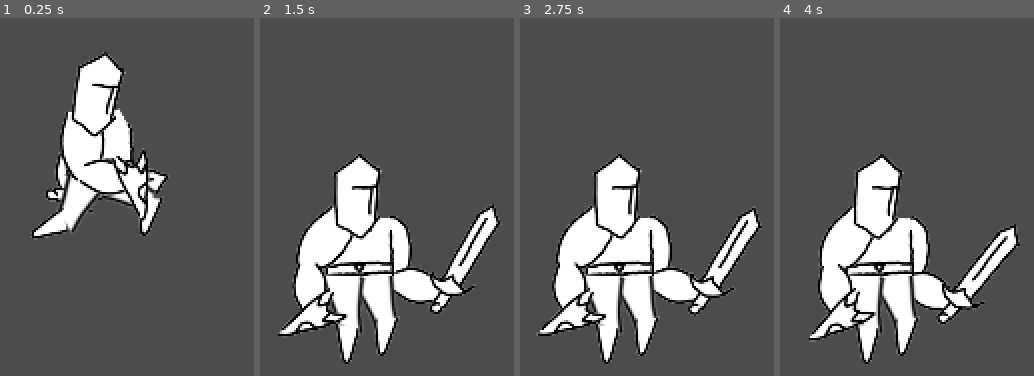
Above: before the commit, frames 1-4 (left to right).
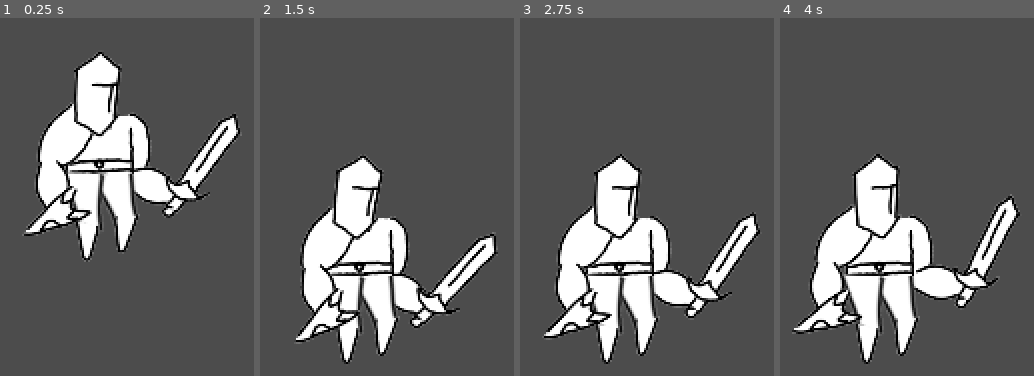
Above: after the commit, the same moments.

Repository: the-alex-g/Hero
Game: Godot game, scene res://Main/Main.tscn
The game is run twice, just before and just after one commit, with the same random seed, the same clock (stepped at 60 frames per second) and the same inputs.
Inputs:
- Up to frame 1 (0.25 s): no input
- Up to frame 2 (1.5 s): no input
- Up to frame 3 (2.75 s): no input
- Up to frame 4 (4 s): no input

The runs differ from the first frame. In frame 1, 14% of the frame differs, in the area x 8-96%, y 9-69%; in frame 2, 9.4%; in frame 3, 5.8%; in frame 4, 9.7%.

Commit message:
Add fall and jump animations

Diff:
--- a/project/Player/Player.gd
+++ b/project/Player/Player.gd
@@ -88,8 +88,8 @@
 		velocity.x *= speed
 	elif velocity.x == 0:
 		_state = State.IDLE
-	if not is_on_floor():
-		_state = State.AIRBORNE
+#	if not is_on_floor():
+#		_state = State.AIRBORNE
 	if is_on_floor() and _smash_attack:
 		_execute_smash()
 	_ignore = move_and_slide(velocity, UP_VECTOR)
@@ -145,7 +145,7 @@
 	_animation_tree.set("parameters/WalkHit/add_amount", walk)
 	_animation_tree.set("parameters/JumpHit/add_amount", jump)
 	_animation_tree.set("parameters/IdleHit/add_amount", idle)
-	_animation_tree.set("parameters/Master/add_amount", master_value)
+	_animation_tree.set("parameters/Master/blend_amount", master_value)
 
 
 func _attack():
--- a/project/Player/Player.tscn
+++ b/project/Player/Player.tscn
@@ -14,14 +14,209 @@
 radius = 30.0
 height = 75.0
 
-[sub_resource type="RectangleShape2D" id=19]
+[sub_resource type="RectangleShape2D" id=2]
 extents = Vector2( 50.5, 81.5 )
 
-[sub_resource type="RectangleShape2D" id=21]
+[sub_resource type="RectangleShape2D" id=3]
 extents = Vector2( 289.455, 10 )
 
-[sub_resource type="Animation" id=2]
-resource_name = "Hit"
+[sub_resource type="Animation" id=4]
+resource_name = "Fall"
+loop = true
+tracks/0/type = "value"
+tracks/0/path = NodePath("Body/Torso/RemoteTransform2D/RemoteTransform2D3:rotation_degrees")
+tracks/0/interp = 1
+tracks/0/loop_wrap = true
+tracks/0/imported = false
+tracks/0/enabled = true
+tracks/0/keys = {
+"times": PoolRealArray( 0, 0.3 ),
+"transitions": PoolRealArray( 1, 1 ),
+"update": 0,
+"values": [ -3.35646, -3.35646 ]
+}
+tracks/1/type = "value"
+tracks/1/path = NodePath("Body/Torso/RemoteTransform2D:rotation_degrees")
+tracks/1/interp = 1
+tracks/1/loop_wrap = true
+tracks/1/imported = false
+tracks/1/enabled = true
+tracks/1/keys = {
+"times": PoolRealArray( 0, 0.3 ),
+"transitions": PoolRealArray( 1, 1 ),
+"update": 0,
+"values": [ -41.0939, -51.8604 ]
+}
+tracks/2/type = "value"
+tracks/2/path = NodePath("Body/Torso:rotation_degrees")
+tracks/2/interp = 1
+tracks/2/loop_wrap = true
+tracks/2/imported = false
+tracks/2/enabled = true
+tracks/2/keys = {
+"times": PoolRealArray( 0, 0.3 ),
+"transitions": PoolRealArray( 1, 1 ),
+"update": 0,
+"values": [ -2.69051, -2.69051 ]
+}
+tracks/3/type = "value"
+tracks/3/path = NodePath("Body/Torso/RemoteTransform2D2:rotation_degrees")
+tracks/3/interp = 1
+tracks/3/loop_wrap = true
+tracks/3/imported = false
+tracks/3/enabled = true
+tracks/3/keys = {
+"times": PoolRealArray( 0, 0.3 ),
+"transitions": PoolRealArray( 1, 1 ),
+"update": 0,
+"values": [ -31.9408, -50.8472 ]
+}
+tracks/4/type = "value"
+tracks/4/path = NodePath("Body/Torso/UpperLeg/LowerLeg:rotation_degrees")
+tracks/4/interp = 1
+tracks/4/loop_wrap = true
+tracks/4/imported = false
+tracks/4/enabled = true
+tracks/4/keys = {
+"times": PoolRealArray( 0, 0.3 ),
+"transitions": PoolRealArray( 1, 1 ),
+"update": 0,
+"values": [ -37.9232, -37.9232 ]
+}
+tracks/5/type = "value"
+tracks/5/path = NodePath("Body/Torso/UpperLeg:rotation_degrees")
+tracks/5/interp = 1
+tracks/5/loop_wrap = true
+tracks/5/imported = false
+tracks/5/enabled = true
+tracks/5/keys = {
+"times": PoolRealArray( 0, 0.3 ),
+"transitions": PoolRealArray( 1, 1 ),
+"update": 0,
+"values": [ -157.164, -147.695 ]
+}
+tracks/6/type = "value"
+tracks/6/path = NodePath("Body/Torso/UpperArm:rotation_degrees")
+tracks/6/interp = 1
+tracks/6/loop_wrap = true
+tracks/6/imported = false
+tracks/6/enabled = true
+tracks/6/keys = {
+"times": PoolRealArray( 0, 0.3 ),
+"transitions": PoolRealArray( 1, 1 ),
+"update": 0,
+"values": [ 78.4503, 92.506 ]
+}
+tracks/7/type = "value"
+tracks/7/path = NodePath("Body/Torso/UpperArm/LowerArm:rotation_degrees")
+tracks/7/interp = 1
+tracks/7/loop_wrap = true
+tracks/7/imported = false
+tracks/7/enabled = true
+tracks/7/keys = {
+"times": PoolRealArray( 0, 0.3 ),
+"transitions": PoolRealArray( 1, 1 ),
+"update": 0,
+"values": [ -176.615, -176.615 ]
+}
+tracks/8/type = "value"
+tracks/8/path = NodePath("Body/Torso/RemoteTransform2D/RemoteTransform2D3/Position2D:rotation_degrees")
+tracks/8/interp = 1
+tracks/8/loop_wrap = true
+tracks/8/imported = false
+tracks/8/enabled = true
+tracks/8/keys = {
+"times": PoolRealArray( 0, 0.3 ),
+"transitions": PoolRealArray( 1, 1 ),
+"update": 0,
+"values": [ 0.0, 0.0 ]
+}
+tracks/9/type = "value"
+tracks/9/path = NodePath("Body/Torso/UpperArm/LowerArm/Shield/Position2D:rotation_degrees")
+tracks/9/interp = 1
+tracks/9/loop_wrap = true
+tracks/9/imported = false
+tracks/9/enabled = true
+tracks/9/keys = {
+"times": PoolRealArray( 0, 0.3 ),
+"transitions": PoolRealArray( 1, 1 ),
+"update": 0,
+"values": [ 0.0, 0.0 ]
+}
+tracks/10/type = "value"
+tracks/10/path = NodePath("Body/Torso/UpperArm/LowerArm/Shield:rotation_degrees")
+tracks/10/interp = 1
+tracks/10/loop_wrap = true
+tracks/10/imported = false
+tracks/10/enabled = true
+tracks/10/keys = {
+"times": PoolRealArray( 0, 0.3 ),
+"transitions": PoolRealArray( 1, 1 ),
+"update": 0,
+"values": [ 197.101, 197.101 ]
+}
+tracks/11/type = "value"
+tracks/11/path = NodePath("Body/Torso/UpperLeg/LowerLeg/Position2D:rotation_degrees")
+tracks/11/interp = 1
+tracks/11/loop_wrap = true
+tracks/11/imported = false
+tracks/11/enabled = true
+tracks/11/keys = {
+"times": PoolRealArray( 0, 0.3 ),
+"transitions": PoolRealArray( 1, 1 ),
+"update": 0,
+"values": [ 0.0, 0.0 ]
+}
+tracks/12/type = "value"
+tracks/12/path = NodePath("Body/Torso/RemoteTransform2D2/RemoteTransform2D/RemoteTransform2D2/Position2D:rotation_degrees")
+tracks/12/interp = 1
+tracks/12/loop_wrap = true
+tracks/12/imported = false
+tracks/12/enabled = true
+tracks/12/keys = {
+"times": PoolRealArray( 0, 0.3 ),
+"transitions": PoolRealArray( 1, 1 ),
+"update": 0,
+"values": [ -28.0721, -28.0721 ]
+}
+tracks/13/type = "value"
+tracks/13/path = NodePath("Body/Torso/RemoteTransform2D2/RemoteTransform2D/RemoteTransform2D2:rotation_degrees")
+tracks/13/interp = 1
+tracks/13/loop_wrap = true
+tracks/13/imported = false
+tracks/13/enabled = true
+tracks/13/keys = {
+"times": PoolRealArray( 0, 0.3 ),
+"transitions": PoolRealArray( 1, 1 ),
+"update": 0,
+"values": [ -148.618, -148.618 ]
+}
+tracks/14/type = "value"
+tracks/14/path = NodePath("Body/Torso/RemoteTransform2D2/RemoteTransform2D:rotation_degrees")
+tracks/14/interp = 1
+tracks/14/loop_wrap = true
+tracks/14/imported = false
+tracks/14/enabled = true
+tracks/14/keys = {
+"times": PoolRealArray( 0, 0.3 ),
+"transitions": PoolRealArray( 1, 1 ),
+"update": 0,
+"values": [ -209.86, -197.467 ]
+}
+tracks/15/type = "value"
+tracks/15/path = NodePath("Body/Torso/Head:rotation_degrees")
+tracks/15/interp = 1
+tracks/15/loop_wrap = true
+tracks/15/imported = false
+tracks/15/enabled = true
+tracks/15/keys = {
+"times": PoolRealArray( 0, 0.3 ),
+"transitions": PoolRealArray( 1, 1 ),
+"update": 0,
+"values": [ 2.06959, 2.06959 ]
+}
+
+[sub_resource type="Animation" id=5]
 length = 0.2
 tracks/0/type = "value"
 tracks/0/path = NodePath("Body/Torso/RemoteTransform2D2:rotation_degrees")
@@ -96,8 +291,7 @@
 "values": [ Vector2( -37.0801, -56.6304 ) ]
 }
 
-[sub_resource type="Animation" id=3]
-resource_name = "Idle"
+[sub_resource type="Animation" id=6]
 loop = true
 tracks/0/type = "value"
 tracks/0/path = NodePath("Body/Torso/RemoteTransform2D2/RemoteTransform2D/RemoteTransform2D2:rotation_degrees")
@@ -244,7 +438,202 @@
 "values": [ 2.06959, 10.3941 ]
 }
 
-[sub_resource type="Animation" id=4]
+[sub_resource type="Animation" id=7]
+resource_name = "Jump"
+tracks/0/type = "value"
+tracks/0/path = NodePath("Body/Torso/RemoteTransform2D/RemoteTransform2D3:rotation_degrees")
+tracks/0/interp = 1
+tracks/0/loop_wrap = true
+tracks/0/imported = false
+tracks/0/enabled = true
+tracks/0/keys = {
+"times": PoolRealArray( 0, 0.5, 1 ),
+"transitions": PoolRealArray( 1, 1, 1 ),
+"update": 0,
+"values": [ -3.35646, 38.3323, -3.35646 ]
+}
+tracks/1/type = "value"
+tracks/1/path = NodePath("Body/Torso/RemoteTransform2D:rotation_degrees")
+tracks/1/interp = 1
+tracks/1/loop_wrap = true
+tracks/1/imported = false
+tracks/1/enabled = true
+tracks/1/keys = {
+"times": PoolRealArray( 0, 0.5, 1 ),
+"transitions": PoolRealArray( 1, 1, 1 ),
+"update": 0,
+"values": [ -20.0631, -68.7794, -20.0631 ]
+}
+tracks/2/type = "value"
+tracks/2/path = NodePath("Body/Torso:rotation_degrees")
+tracks/2/interp = 1
+tracks/2/loop_wrap = true
+tracks/2/imported = false
+tracks/2/enabled = true
+tracks/2/keys = {
+"times": PoolRealArray( 0, 0.5, 1 ),
+"transitions": PoolRealArray( 1, 1, 1 ),
+"update": 0,
+"values": [ -2.69051, -2.69051, -2.69051 ]
+}
+tracks/3/type = "value"
+tracks/3/path = NodePath("Body/Torso/RemoteTransform2D2:rotation_degrees")
+tracks/3/interp = 1
+tracks/3/loop_wrap = true
+tracks/3/imported = false
+tracks/3/enabled = true
+tracks/3/keys = {
+"times": PoolRealArray( 0, 0.5, 1 ),
+"transitions": PoolRealArray( 1, 1, 1 ),
+"update": 0,
+"values": [ 3.62347, -57.5344, 3.62347 ]
+}
+tracks/4/type = "value"
+tracks/4/path = NodePath("Body/Torso/UpperLeg/LowerLeg:rotation_degrees")
+tracks/4/interp = 1
+tracks/4/loop_wrap = true
+tracks/4/imported = false
+tracks/4/enabled = true
+tracks/4/keys = {
+"times": PoolRealArray( 0, 0.5, 1 ),
+"transitions": PoolRealArray( 1, 1, 1 ),
+"update": 0,
+"values": [ -37.9232, -37.9232, -37.9232 ]
+}
+tracks/5/type = "value"
+tracks/5/path = NodePath("Body/Torso/UpperLeg:rotation_degrees")
+tracks/5/interp = 1
+tracks/5/loop_wrap = true
+tracks/5/imported = false
+tracks/5/enabled = true
+tracks/5/keys = {
+"times": PoolRealArray( 0, 0.5, 1 ),
+"transitions": PoolRealArray( 1, 1, 1 ),
+"update": 0,
+"values": [ -174.272, -131.239, -174.272 ]
+}
+tracks/6/type = "value"
+tracks/6/path = NodePath("Body/Torso/UpperArm:rotation_degrees")
+tracks/6/interp = 1
+tracks/6/loop_wrap = true
+tracks/6/imported = false
+tracks/6/enabled = true
+tracks/6/keys = {
+"times": PoolRealArray( 0, 0.5, 1 ),
+"transitions": PoolRealArray( 1, 1, 1 ),
+"update": 0,
+"values": [ 51.098, 88.0206, 51.098 ]
+}
+tracks/7/type = "value"
+tracks/7/path = NodePath("Body/Torso/UpperArm/LowerArm:rotation_degrees")
+tracks/7/interp = 1
+tracks/7/loop_wrap = true
+tracks/7/imported = false
+tracks/7/enabled = true
+tracks/7/keys = {
+"times": PoolRealArray( 0, 0.5, 1 ),
+"transitions": PoolRealArray( 1, 1, 1 ),
+"update": 0,
+"values": [ -176.615, -176.615, -176.615 ]
+}
+tracks/8/type = "value"
+tracks/8/path = NodePath("Body/Torso/RemoteTransform2D/RemoteTransform2D3/Position2D:rotation_degrees")
+tracks/8/interp = 1
+tracks/8/loop_wrap = true
+tracks/8/imported = false
+tracks/8/enabled = true
+tracks/8/keys = {
+"times": PoolRealArray( 0, 0.5, 1 ),
+"transitions": PoolRealArray( 1, 1, 1 ),
+"update": 0,
+"values": [ 0.0, 0.0, 0.0 ]
+}
+tracks/9/type = "value"
+tracks/9/path = NodePath("Body/Torso/UpperArm/LowerArm/Shield/Position2D:rotation_degrees")
+tracks/9/interp = 1
+tracks/9/loop_wrap = true
+tracks/9/imported = false
+tracks/9/enabled = true
+tracks/9/keys = {
+"times": PoolRealArray( 0, 0.5, 1 ),
+"transitions": PoolRealArray( 1, 1, 1 ),
+"update": 0,
+"values": [ 0.0, 0.0, 0.0 ]
+}
+tracks/10/type = "value"
+tracks/10/path = NodePath("Body/Torso/UpperArm/LowerArm/Shield:rotation_degrees")
+tracks/10/interp = 1
+tracks/10/loop_wrap = true
+tracks/10/imported = false
+tracks/10/enabled = true
+tracks/10/keys = {
+"times": PoolRealArray( 0, 0.5, 1 ),
+"transitions": PoolRealArray( 1, 1, 1 ),
+"update": 0,
+"values": [ 197.101, 197.101, 197.101 ]
+}
+tracks/11/type = "value"
+tracks/11/path = NodePath("Body/Torso/UpperLeg/LowerLeg/Position2D:rotation_degrees")
+tracks/11/interp = 1
+tracks/11/loop_wrap = true
+tracks/11/imported = false
+tracks/11/enabled = true
+tracks/11/keys = {
+"times": PoolRealArray( 0, 0.5, 1 ),
+"transitions": PoolRealArray( 1, 1, 1 ),
+"update": 0,
+"values": [ 0.0, 0.0, 0.0 ]
+}
+tracks/12/type = "value"
+tracks/12/path = NodePath("Body/Torso/RemoteTransform2D2/RemoteTransform2D/RemoteTransform2D2/Position2D:rotation_degrees")
+tracks/12/interp = 1
+tracks/12/loop_wrap = true
+tracks/12/imported = false
+tracks/12/enabled = true
+tracks/12/keys = {
+"times": PoolRealArray( 0, 0.5, 1 ),
+"transitions": PoolRealArray( 1, 1, 1 ),
+"update": 0,
+"values": [ -28.0721, -28.0721, -28.0721 ]
+}
+tracks/13/type = "value"
+tracks/13/path = NodePath("Body/Torso/RemoteTransform2D2/RemoteTransform2D/RemoteTransform2D2:rotation_degrees")
+tracks/13/interp = 1
+tracks/13/loop_wrap = true
+tracks/13/imported = false
+tracks/13/enabled = true
+tracks/13/keys = {
+"times": PoolRealArray( 0, 0.5, 1 ),
+"transitions": PoolRealArray( 1, 1, 1 ),
+"update": 0,
+"values": [ -148.618, -148.618, -148.618 ]
+}
+tracks/14/type = "value"
+tracks/14/path = NodePath("Body/Torso/RemoteTransform2D2/RemoteTransform2D:rotation_degrees")
+tracks/14/interp = 1
+tracks/14/loop_wrap = true
+tracks/14/imported = false
+tracks/14/enabled = true
+tracks/14/keys = {
+"times": PoolRealArray( 0, 0.5, 1 ),
+"transitions": PoolRealArray( 1, 1, 1 ),
+"update": 0,
+"values": [ -209.86, -209.86, -209.86 ]
+}
+tracks/15/type = "value"
+tracks/15/path = NodePath("Body/Torso/Head:rotation_degrees")
+tracks/15/interp = 1
+tracks/15/loop_wrap = true
+tracks/15/imported = false
+tracks/15/enabled = true
+tracks/15/keys = {
+"times": PoolRealArray( 0, 0.5, 1 ),
+"transitions": PoolRealArray( 1, 1, 1 ),
+"update": 0,
+"values": [ 2.06959, 2.06959, 2.06959 ]
+}
+
+[sub_resource type="Animation" id=8]
 length = 1.2
 loop = true
 tracks/0/type = "value"
@@ -392,32 +781,21 @@
 "values": [ 2.06959, 15.8744, 2.06959, 13.7374 ]
 }
 
-[sub_resource type="AnimationNodeAnimation" id=5]
+[sub_resource type="AnimationNodeAnimation" id=9]
+animation = "Jump"
+
+[sub_resource type="AnimationNodeAnimation" id=10]
+animation = "Walk"
+
+[sub_resource type="AnimationNodeAnimation" id=11]
 animation = "Idle"
 
-[sub_resource type="AnimationNodeAdd2" id=6]
-
-[sub_resource type="AnimationNodeAnimation" id=7]
+[sub_resource type="AnimationNodeAdd2" id=12]
+
+[sub_resource type="AnimationNodeAnimation" id=13]
 animation = "Hit"
 
-[sub_resource type="AnimationNodeTimeSeek" id=8]
-
-[sub_resource type="AnimationNodeAnimation" id=9]
-animation = "Walk"
-
-[sub_resource type="AnimationNodeAdd2" id=10]
-
-[sub_resource type="AnimationNodeAnimation" id=11]
-animation = "Hit"
-
-[sub_resource type="AnimationNodeTimeSeek" id=12]
-
-[sub_resource type="AnimationNodeAdd3" id=13]
-
-[sub_resource type="AnimationNodeTimeSeek" id=20]
-
-[sub_resource type="AnimationNodeAnimation" id=14]
-animation = "Walk"
+[sub_resource type="AnimationNodeTimeSeek" id=14]
 
 [sub_resource type="AnimationNodeAdd2" id=15]
 
@@ -426,38 +804,45 @@
 
 [sub_resource type="AnimationNodeTimeSeek" id=17]
 
-[sub_resource type="AnimationNodeBlendTree" id=18]
-graph_offset = Vector2( 0, 196.5 )
-nodes/Idle/node = SubResource( 5 )
+[sub_resource type="AnimationNodeBlend3" id=23]
+
+[sub_resource type="AnimationNodeAdd2" id=19]
+
+[sub_resource type="AnimationNodeAnimation" id=20]
+animation = "Hit"
+
+[sub_resource type="AnimationNodeTimeSeek" id=21]
+
+[sub_resource type="AnimationNodeBlendTree" id=22]
+graph_offset = Vector2( 0, -98.5 )
+nodes/Animation/node = SubResource( 10 )
+nodes/Animation/position = Vector2( 400, -120 )
+"nodes/Animation 3/node" = SubResource( 9 )
+"nodes/Animation 3/position" = Vector2( 160, 300 )
+nodes/Idle/node = SubResource( 11 )
 nodes/Idle/position = Vector2( 360, 540 )
-nodes/IdleHit/node = SubResource( 6 )
+nodes/IdleHit/node = SubResource( 12 )
 nodes/IdleHit/position = Vector2( 597, 551 )
-nodes/IdleHitAnim/node = SubResource( 7 )
+nodes/IdleHitAnim/node = SubResource( 13 )
 nodes/IdleHitAnim/position = Vector2( 200, 660 )
-nodes/IdleHitSeek/node = SubResource( 8 )
+nodes/IdleHitSeek/node = SubResource( 14 )
 nodes/IdleHitSeek/position = Vector2( 400, 680 )
-nodes/Jump/node = SubResource( 9 )
-nodes/Jump/position = Vector2( 340, 280 )
-nodes/JumpHit/node = SubResource( 10 )
-nodes/JumpHit/position = Vector2( 580, 280 )
-nodes/JumpHitAnim/node = SubResource( 11 )
-nodes/JumpHitAnim/position = Vector2( 180, 420 )
-nodes/JumpHitSeek/node = SubResource( 12 )
-nodes/JumpHitSeek/position = Vector2( 360, 420 )
-nodes/Master/node = SubResource( 13 )
-nodes/Master/position = Vector2( 820, 80 )
-nodes/Seek/node = SubResource( 20 )
-nodes/Seek/position = Vector2( 963, 178.5 )
-nodes/Walk/node = SubResource( 14 )
-nodes/Walk/position = Vector2( 320, 0 )
-nodes/WalkHit/node = SubResource( 15 )
-nodes/WalkHit/position = Vector2( 540, 20 )
-nodes/WalkHitAnim/node = SubResource( 16 )
-nodes/WalkHitAnim/position = Vector2( 120, 140 )
-nodes/WalkHitSeek/node = SubResource( 17 )
-nodes/WalkHitSeek/position = Vector2( 340, 160 )
+nodes/JumpHit/node = SubResource( 15 )
+nodes/JumpHit/position = Vector2( 520, 280 )
+nodes/JumpHitAnim/node = SubResource( 16 )
+nodes/JumpHitAnim/position = Vector2( 100, 420 )
+nodes/JumpHitSeek/node = SubResource( 17 )
+nodes/JumpHitSeek/position = Vector2( 320, 420 )
+nodes/Master/node = SubResource( 23 )
+nodes/Master/position = Vector2( 867, -11 )
+nodes/WalkHit/node = SubResource( 19 )
+nodes/WalkHit/position = Vector2( 580, -100 )
+nodes/WalkHitAnim/node = SubResource( 20 )
+nodes/WalkHitAnim/position = Vector2( 180, 0 )
+nodes/WalkHitSeek/node = SubResource( 21 )
+nodes/WalkHitSeek/position = Vector2( 400, 0 )
 nodes/output/position = Vector2( 1120, 260 )
-node_connections = [ "output", 0, "Master", "Master", 0, "WalkHit", "Master", 1, "JumpHit", "Master", 2, "IdleHit", "IdleHitSeek", 0, "IdleHitAnim", "IdleHit", 0, "Idle", "IdleHit", 1, "IdleHitSeek", "JumpHitSeek", 0, "JumpHitAnim", "WalkHitSeek", 0, "WalkHitAnim", "WalkHit", 0, "Walk", "WalkHit", 1, "WalkHitSeek", "JumpHit", 0, "Jump", "JumpHit", 1, "JumpHitSeek" ]
+node_connections = [ "output", 0, "Master", "Master", 0, "WalkHit", "Master", 1, "JumpHit", "Master", 2, "IdleHit", "WalkHit", 0, "Animation", "WalkHit", 1, "WalkHitSeek", "WalkHitSeek", 0, "WalkHitAnim", "IdleHit", 0, "Idle", "IdleHit", 1, "IdleHitSeek", "IdleHitSeek", 0, "IdleHitAnim", "JumpHitSeek", 0, "JumpHitAnim", "JumpHit", 0, "Animation 3", "JumpHit", 1, "JumpHitSeek" ]
 
 [node name="Player" type="KinematicBody2D"]
 script = ExtResource( 1 )
@@ -482,28 +867,26 @@
 
 [node name="UpperArm2" type="Sprite" parent="Body"]
 position = Vector2( 33.2503, -43.218 )
-rotation = 1.28257
-scale = Vector2( 1, 1 )
+rotation = 1.20597
 texture = ExtResource( 5 )
 offset = Vector2( 11.3853, 40.069 )
 
 [node name="LowerArm" type="Sprite" parent="Body/UpperArm2"]
-position = Vector2( 10.0099, 75.1088 )
-rotation = 2.82167
-scale = Vector2( 1, 1 )
+position = Vector2( 10.0927, 75.0977 )
+rotation = 2.81306
 texture = ExtResource( 2 )
 offset = Vector2( -25.6847, -21.5091 )
 
 [node name="Sword" type="Sprite" parent="Body/UpperArm2/LowerArm"]
-position = Vector2( -36.5064, -56.9331 )
-rotation = -3.0917
+position = Vector2( -32.7762, -57.4805 )
+rotation = -3.03275
 scale = Vector2( 1, 1 )
 texture = ExtResource( 7 )
 offset = Vector2( 30.1201, -64.463 )
 
 [node name="UpperLeg2" type="Sprite" parent="Body"]
 position = Vector2( 25.6119, 37.1753 )
-rotation = -1.3085
+rotation = -1.25865
 texture = ExtResource( 3 )
 offset = Vector2( -2.3811, 24.6047 )
 __meta__ = {
@@ -512,7 +895,7 @@
 
 [node name="LowerLeg" type="Sprite" parent="Body/UpperLeg2"]
 position = Vector2( -12.3144, 50.9192 )
-rotation = 0.821999
+rotation = 0.768729
 texture = ExtResource( 4 )
 offset = Vector2( -6.34961, 12.6992 )
 __meta__ = {
@@ -530,7 +913,7 @@
 
 [node name="RemoteTransform2D" type="RemoteTransform2D" parent="Body/Torso"]
 position = Vector2( 22.76, 68.6311 )
-rotation = -1.26154
+rotation = -1.21169
 remote_path = NodePath("../../UpperLeg2")
 __meta__ = {
 "_edit_bone_": true,
@@ -539,7 +922,7 @@
 
 [node name="RemoteTransform2D3" type="RemoteTransform2D" parent="Body/Torso/RemoteTransform2D"]
 position = Vector2( -12.3144, 50.9192 )
-rotation = 0.821999
+rotation = 0.768729
 remote_path = NodePath("../../../UpperLeg2/LowerLeg")
 __meta__ = {
 "_edit_bone_": true,
@@ -555,7 +938,7 @@
 
 [node name="RemoteTransform2D2" type="RemoteTransform2D" parent="Body/Torso"]
 position = Vector2( 34.1637, -11.315 )
-rotation = 1.32953
+rotation = 1.25293
 remote_path = NodePath("../../UpperArm2")
 __meta__ = {
 "_edit_bone_": true,
@@ -564,7 +947,7 @@
 
 [node name="RemoteTransform2D" type="RemoteTransform2D" parent="Body/Torso/RemoteTransform2D2"]
 position = Vector2( 15.7646, 74.1148 )
-rotation = -3.53861
+rotation = -3.54612
 remote_path = NodePath("../../../UpperArm2/LowerArm")
 __meta__ = {
 "_edit_bone_": true,
@@ -573,7 +956,7 @@
 
 [node name="RemoteTransform2D2" type="RemoteTransform2D" parent="Body/Torso/RemoteTransform2D2/RemoteTransform2D"]
 position = Vector2( -37.0801, -56.6304 )
-rotation = -3.10036
+rotation = -3.06972
 remote_path = NodePath("../../../../UpperArm2/LowerArm/Sword")
 __meta__ = {
 "_edit_bone_": true,
@@ -590,7 +973,7 @@
 
 [node name="UpperLeg" type="Sprite" parent="Body/Torso"]
 position = Vector2( -19.2327, 73.2299 )
-rotation = -2.3742
+rotation = -2.41457
 scale = Vector2( 1, -1 )
 texture = ExtResource( 3 )
 offset = Vector2( 0, 20.6362 )
@@ -601,7 +984,7 @@
 
 [node name="LowerLeg" type="Sprite" parent="Body/Torso/UpperLeg"]
 position = Vector2( -7.17938, 49.8002 )
-rotation = -1.19828
+rotation = -1.16583
 texture = ExtResource( 4 )
 offset = Vector2( -9.59338, 15.3098 )
 __meta__ = {
@@ -618,7 +1001,7 @@
 
 [node name="UpperArm" type="Sprite" parent="Body/Torso"]
 position = Vector2( -17.1867, -15.0498 )
-rotation = 0.0951338
+rotation = 0.143329
 texture = ExtResource( 5 )
 offset = Vector2( 4.83343, 37.3286 )
 __meta__ = {
@@ -628,7 +1011,7 @@
 
 [node name="LowerArm" type="Sprite" parent="Body/Torso/UpperArm"]
 position = Vector2( 12.9281, 73.256 )
-rotation = -3.79285
+rotation = -3.74988
 texture = ExtResource( 2 )
 offset = Vector2( -23.4522, -16.3995 )
 __meta__ = {
@@ -654,7 +1037,7 @@
 
 [node name="Head" type="Sprite" parent="Body/Torso"]
 position = Vector2( 2.1225, -43.3555 )
-rotation = 0.25918
+rotation = 0.245686
 texture = ExtResource( 8 )
 __meta__ = {
 "_edit_bone_": true
@@ -666,29 +1049,30 @@
 
 [node name="CollisionShape2D" type="CollisionShape2D" parent="Body/HitArea"]
 position = Vector2( 89, -3.5 )
-shape = SubResource( 19 )
+shape = SubResource( 2 )
 
 [node name="SmashArea" type="Area2D" parent="Body"]
 
 [node name="CollisionShape2D" type="CollisionShape2D" parent="Body/SmashArea"]
 position = Vector2( 4, 129 )
-shape = SubResource( 21 )
+shape = SubResource( 3 )
 
 [node name="AnimationPlayer" type="AnimationPlayer" parent="."]
-anims/Hit = SubResource( 2 )
-anims/Idle = SubResource( 3 )
-anims/Walk = SubResource( 4 )
+anims/Fall = SubResource( 4 )
+anims/Hit = SubResource( 5 )
+anims/Idle = SubResource( 6 )
+anims/Jump = SubResource( 7 )
+anims/Walk = SubResource( 8 )
 
 [node name="AnimationTree" type="AnimationTree" parent="."]
-tree_root = SubResource( 18 )
+tree_root = SubResource( 22 )
 anim_player = NodePath("../AnimationPlayer")
 active = true
-parameters/IdleHit/add_amount = 0
+parameters/IdleHit/add_amount = 0.0
 parameters/IdleHitSeek/seek_position = -1.0
 parameters/JumpHit/add_amount = 0.0
 parameters/JumpHitSeek/seek_position = -1.0
-parameters/Master/add_amount = -1.0
-parameters/Seek/seek_position = 1.0
+parameters/Master/blend_amount = -1.0
 parameters/WalkHit/add_amount = 0.0
 parameters/WalkHitSeek/seek_position = -1.0
 [connection signal="timeout" from="AttackCooldownTimer" to="." method="_on_AttackCooldownTimer_timeout"]
Not shown: 1 places in project/Player/Player.tscn that only renumber resources
